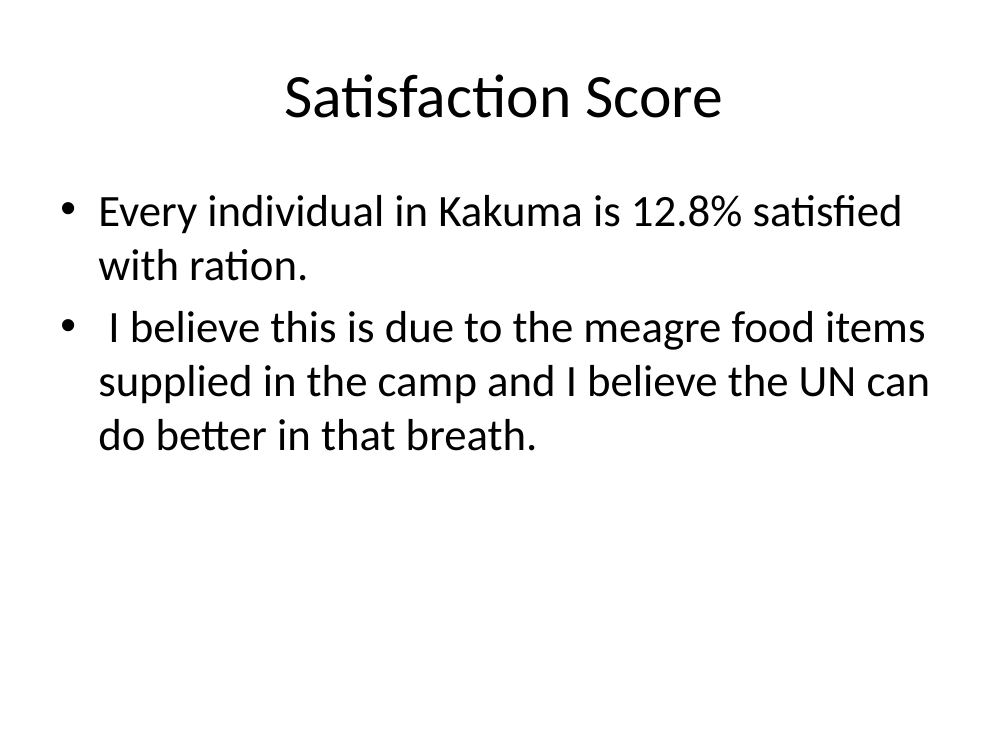
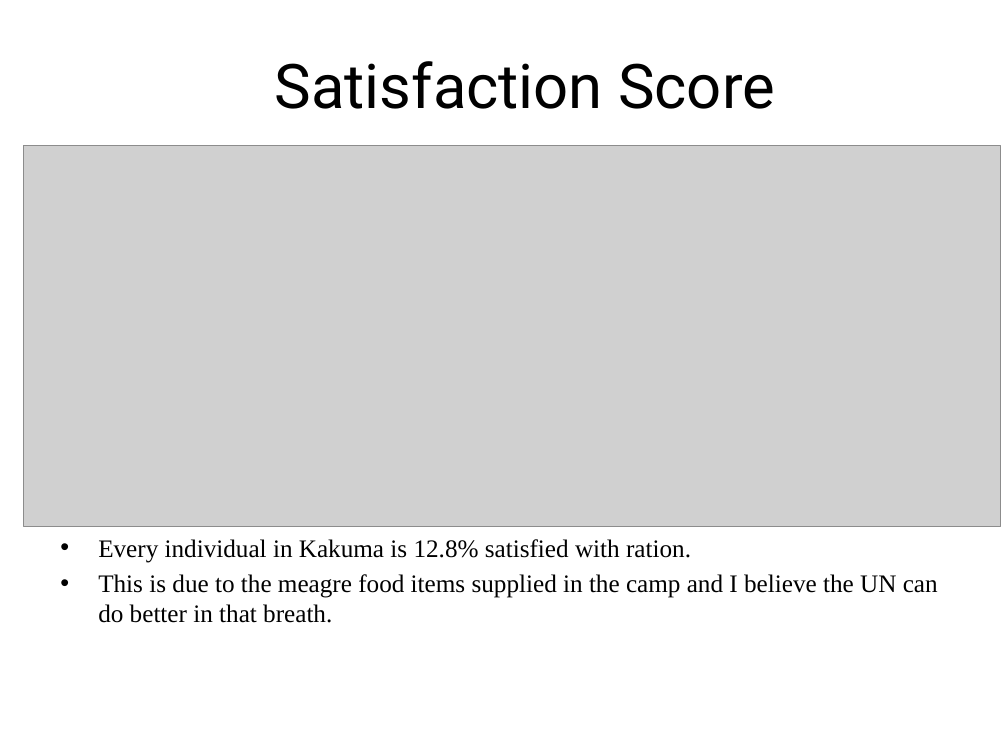
Before and after one commit to JavierWolvie/Data-Analytics, a slide deck: slide 8 of TABLEAU/Kakuma_Food_Distribution_Analysis_Presentation.pptx (slide 9 before the commit). Drawn at 1008x756 pixels with LibreOffice and Linux fonts; fonts in the diff are those of the drawing; grey boxes stand for pictures. Boxes give left, top, right and bottom in pixels: in the first picture for what was removed or moved away, otherwise in the second. Text is boxed around its words. In the diff, an @@ line names an element or a change of style, - is before the commit and + after.

```diff
--- a/TABLEAU/Kakuma_Food_Distribution_Analysis_Presentation.pptx
+++ b/TABLEAU/Kakuma_Food_Distribution_Analysis_Presentation.pptx
@@ title "Satisfaction Score" at (x1=275, y1=61, x2=775, y2=109): font Calibri to Roboto @@
@@ picture added at (x1=24, y1=145, x2=1001, y2=527) @@
@@ text "Every individual in Kakuma is ..." moved from (x1=98, y1=195, x2=931, y2=451) to (x1=98, y1=539, x2=938, y2=623) @@
@@ text at (x1=98, y1=539, x2=691, y2=563): size 32 to 18 pt, font Calibri to Times New Roman in "Every individual in Kakuma is 12.8% satisfied ..."; less space between paragraphs @@
@@ text at (x1=98, y1=574, x2=938, y2=623): text changed; size 32 to 18 pt; font Calibri to Times New Roman @@
-• I believe this is due to the meagre food items supplied in the camp and I believe the UN can do better in that breath.
+• This is due to the meagre food items supplied in the camp and I believe the UN can do better in that breath.
```
Also in this commit, not shown: 10 other slides changed, 2 slides added, 3 slides removed.
